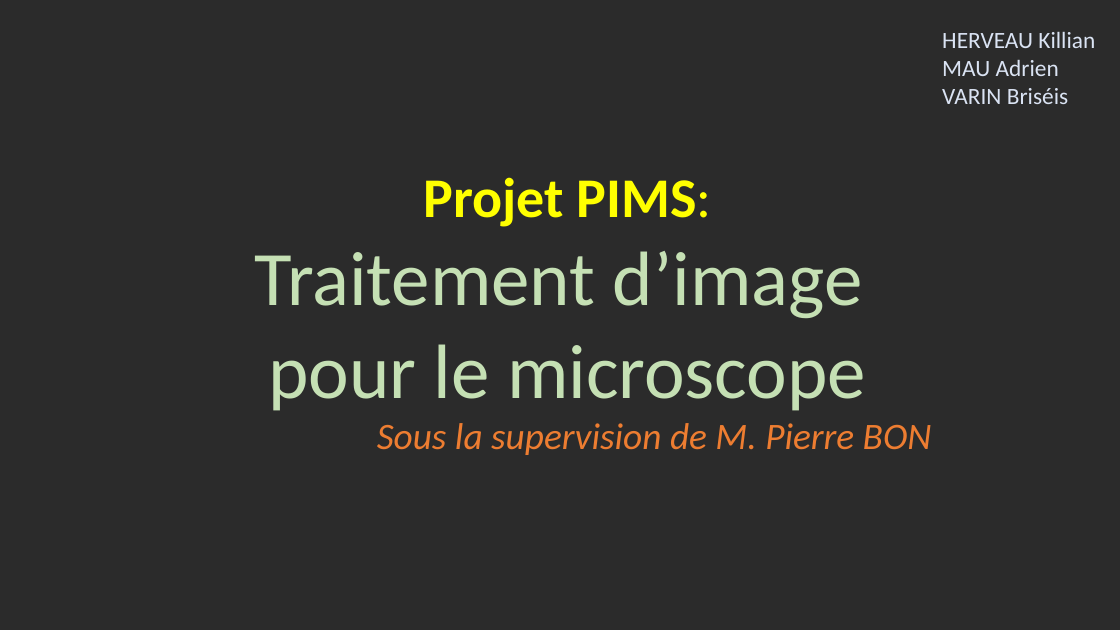
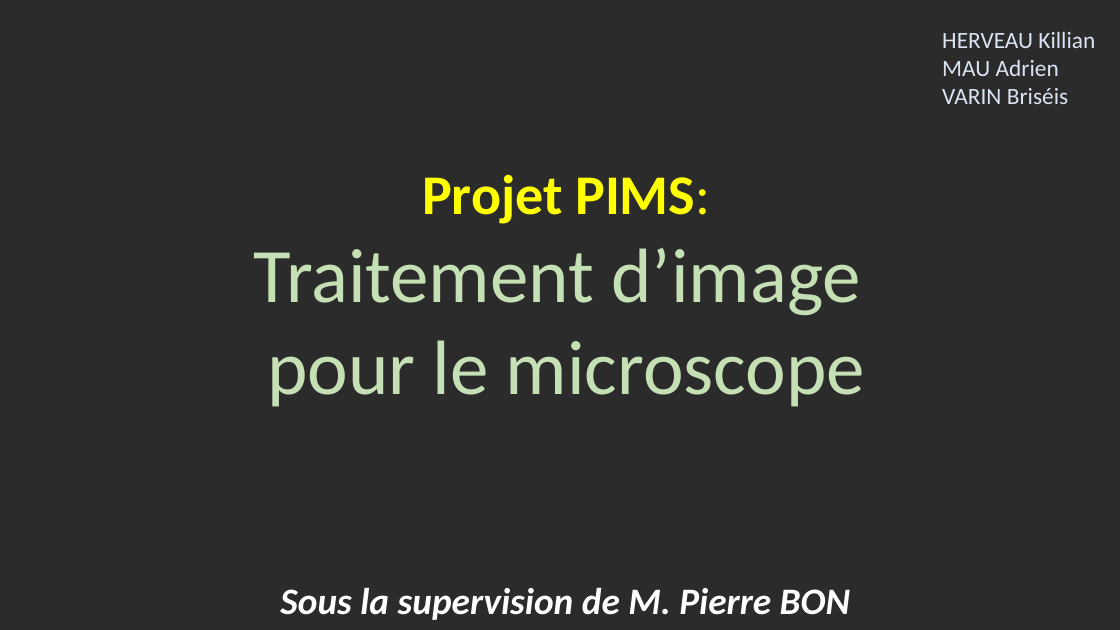
Before and after one commit to Killian-Herveau/PIMS, a slide deck: slide 1 of Pres_Avril/PresentationPIMSAvril.pptx. Drawn at 1120x630 pixels with LibreOffice and Linux fonts; fonts in the diff are those of the drawing; background and template pictures are left out; a plain dark background stands for a picture behind light text. Boxes give left, top, right and bottom in pixels: in the first picture for what was removed or moved away, otherwise in the second. Text is boxed around its words. In the diff, an @@ line names an element or a change of style, - is before the commit and + after.

```diff
--- a/Pres_Avril/PresentationPIMSAvril.pptx
+++ b/Pres_Avril/PresentationPIMSAvril.pptx
@@ text "Projet PIMS: Traitement d’image": place and size @@
-text "Projet PIMS: Traitement d’image" at <box>255,177,866,411</box>
+text "Projet PIMS: Traitement d’image" at <box>253,174,865,407</box>
@@ subtitle "Sous la supervision de M. ...": place and size @@
-subtitle "Sous la supervision de M. ..." at <box>377,423,932,455</box>
+subtitle "Sous la supervision de M. ..." at <box>280,587,850,620</box>
@@ subtitle "Sous la supervision de M. ..." at <box>280,587,850,620</box>: text colour #ED7D31 to #FFFFFF, bold on @@
```
Also in this commit, not shown: 11 other slides changed, 1 slide removed.
